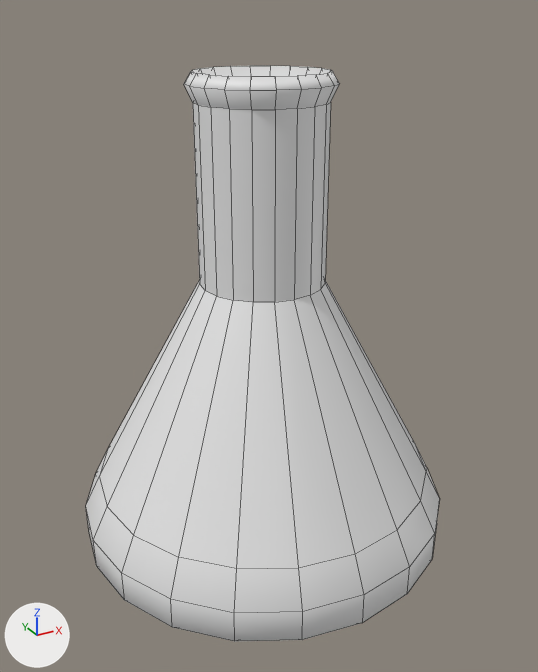
The FBX model LucidDreamer/Assets/Resources/Themes/Science/Enemy/ScienceEnemy0fbx.fbx as it was, and as the next commit left it.
Camera for both pictures: a camera (50 mm lens) standing at (-1.29, -2.4, 2.15) and looking at (0.01, -0.04, 0.97). The lights are fixed; the arrows at lower left show +X, +Y and +Z. Mesh edges are drawn as thin lines.

The first picture shows 'FlaskGlass'.
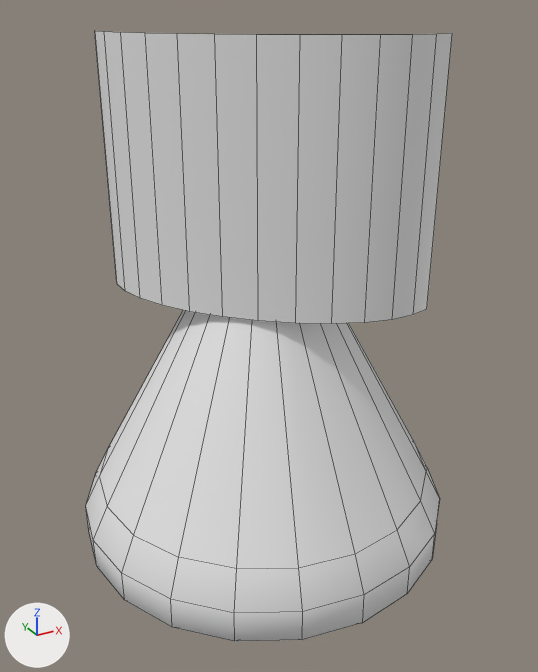
The change, as a list of edits to the scene's bpy script:
```text
Add me_cylinder_002:
    me_cylinder_002.from_pydata(...)  # 28 vertices, 13 faces; spans x -0.465..0.44, y -0.471..0.434, z 1.144..2.078
Add ob_flaskface:
    ob_flaskface = bpy.data.objects.new('FlaskFace', me_cylinder_002)
    ob_flaskface.location = (0.0, 0.0, 0.0)
```

Location of each change, [x1, y1, x2, y2] in pixels of the pictures (538 x 672 px):
'FlaskFace', added
    after: [95, 31, 452, 324]
